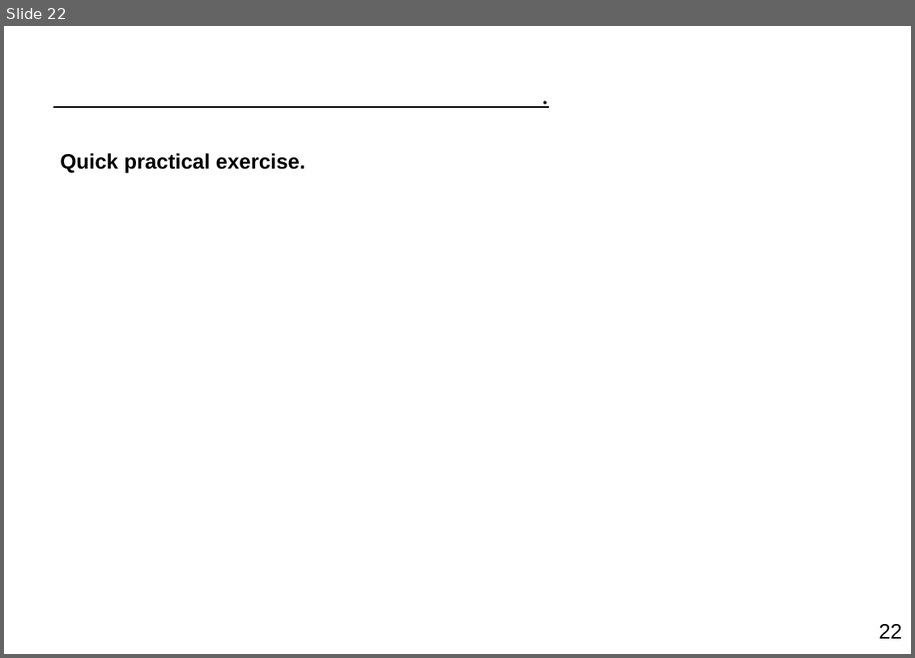
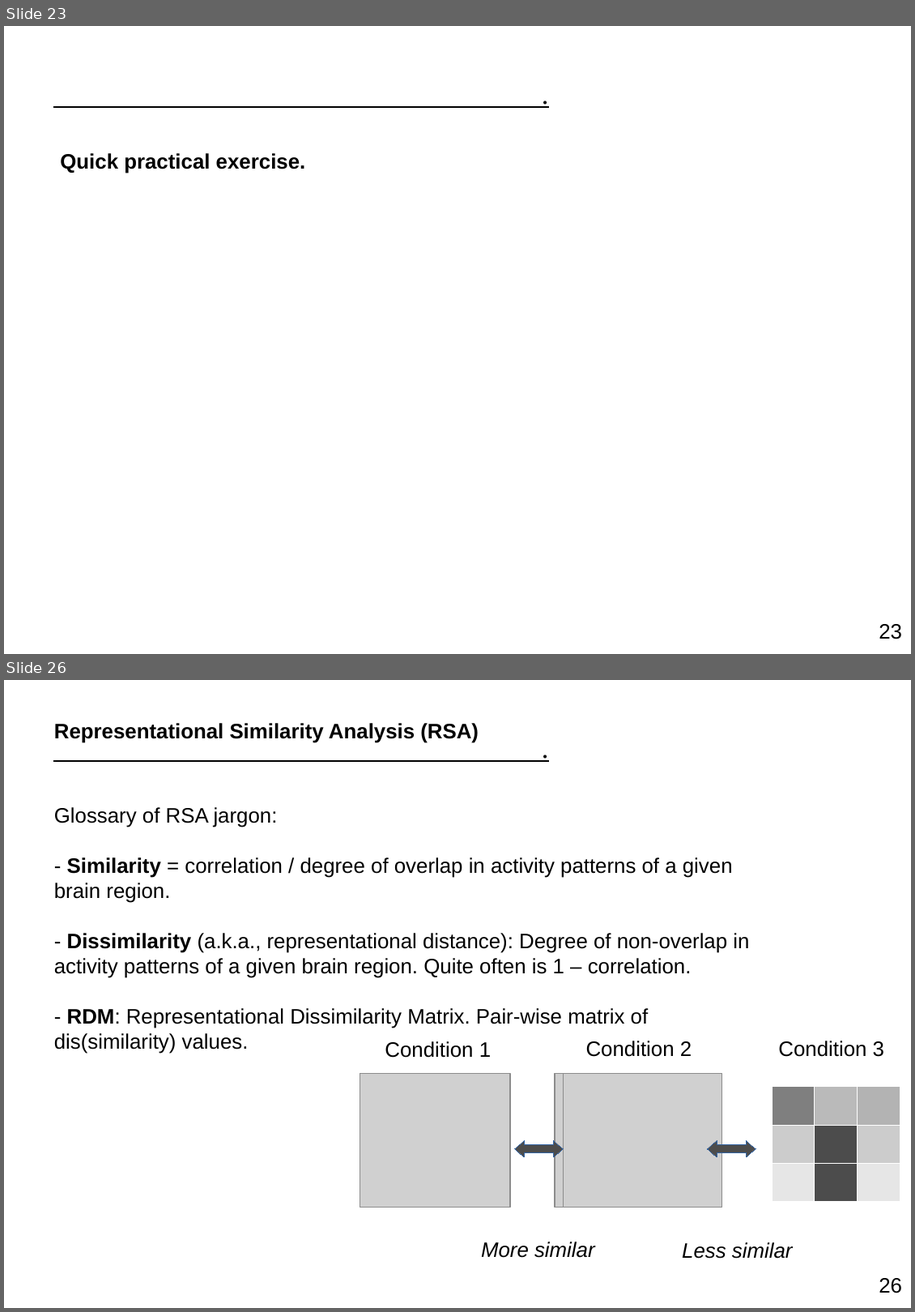
Before and after one commit to ortiztud/fmri_analysis_intro, a slide deck: slides/slides_session-5.pptx. Shown one above the other, each under a label of ours: slide 22 before the commit, slides 23 and 26 after it; the slides between them are not shown. The pictures are 915x658 and 915x1312 pixels, drawn with LibreOffice and Linux fonts; fonts in the diff are those of the drawing; grey boxes stand for pictures. Boxes give left, top, right and bottom in pixels: in the first picture for what was removed or moved away, otherwise in the second. Text is boxed around its words. In the diff, an @@ line names an element or a change of style, - is before the commit and + after.

```diff
--- a/slides/slides_session-5.pptx
+++ b/slides/slides_session-5.pptx
@@ slide 26 added at [4, 680, 911, 1308], background #FFFFFF @@
@@ text added at [45, 726, 889, 772], 24 pt, text #000000, underline @@
+.
@@ text added at [54, 723, 479, 743], 18 pt, text #000000, bold @@
+Representational Similarity Analysis (RSA)
@@ text added at [54, 807, 749, 1053], 18 pt, text #000000 @@
+Glossary of RSA jargon:
+- Similarity = correlation / degree of overlap in activity patterns of a given brain region.
+- Dissimilarity (a.k.a., representational distance): Degree of non-overlap in activity patterns of a given brain region. Quite often is 1 – correlation.
+- RDM: Representational Dissimilarity Matrix. Pair-wise matrix of dis(similarity) values.
@@ text added at [385, 1041, 491, 1057], 18 pt, text #000000 @@
+Condition 1
@@ text added at [586, 1040, 692, 1057], 18 pt, text #000000 @@
+Condition 2
@@ text added at [778, 1040, 884, 1057], 18 pt, text #000000 @@
+Condition 3
@@ picture added at [360, 1074, 510, 1208] @@
@@ picture added at [555, 1074, 714, 1208] @@
@@ picture added at [564, 1074, 722, 1208] @@
@@ table added at [772, 1087, 901, 1202], 3 rows, 3 columns @@
+ |  | 
+ |  | 
+ |  | 
@@ freeform shape added at [515, 1141, 564, 1157], fill #4C4C4C, outline #3465A4 0.75 pt @@
@@ freeform shape added at [708, 1141, 756, 1157], fill #4C4C4C, outline #3465A4 0.75 pt @@
@@ text added at [481, 1241, 595, 1258], 18 pt, text #000000, italic @@
+More similar
@@ text added at [682, 1242, 793, 1258], 18 pt, text #000000, italic @@
+Less similar
@@ page number added at [879, 1278, 902, 1293], 18 pt, text #000000 @@
+26
@@ what was slide 22 is now slide 23 @@
@@ page number at [879, 624, 902, 639]: text changed @@
-22
+23
```
Also in this commit, not shown: 1 slide changed, 4 other slides added, 2 other files.
